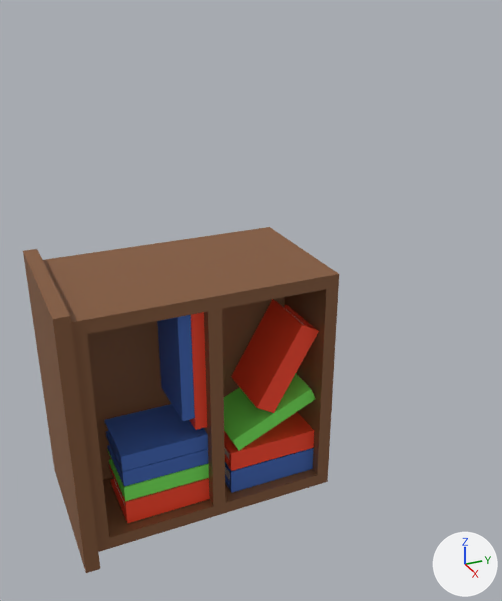
The FBX model Final project/Shelf.fbx: old version first, new version second.
Camera for both pictures: a 50 mm lens placed at (4.09, -2.45, 2.8), pointed at (-0.29, -0.48, 0.61). Arrows for +X, +Y and +Z are at lower right; the lights stay in place.

Before the edit, the objects in view are built like this:
```python
me_cube_015 = bpy.data.meshes.new('Cube.015')
me_cube_015.from_pydata(...)  # 280 vertices, 258 faces; spans x -1.0..0.26, y -1.0..1.0, z 0.0..2.0
# faces by material slot: [30, 76, 38, 76, 38]
me_cube_015.materials.append(mat_white)  # white #ececec
me_cube_015.materials.append(mat_blue)  # blue #3e67b8
me_cube_015.materials.append(mat_brown)  # brown #845838
me_cube_015.materials.append(mat_red)  # red #ff4527
me_cube_015.materials.append(mat_green)  # green #79ed5b
# before: 1 (-0.97, -0.92, 2.0) at pixel (54, 464), 3 (-0.97, 0.92, 2.0) at pixel (24, 262), 5 (0.18, -0.92, 2.0) at pixel (82, 557), 7 (0.18, 0.92, 2.0) at pixel (51, 325), 13 (-1.0, -1.0, 2.0) at pixel (54, 470)
# before: 14 (-1.0, 1.0, 2.0) at pixel (22, 250), 15 (0.26, 1.0, 2.0) at pixel (52, 319), 16 (0.26, -1.0, 2.0) at pixel (85, 573)
ob_shelf_small = bpy.data.objects.new('Shelf small', me_cube_015)
ob_shelf_small.location = (0.0, 0.0, 0.0)
ob_shelf_small.rotation_euler = (1.571, 0.0, 0.0)  # degrees (90, 0, 0)
```
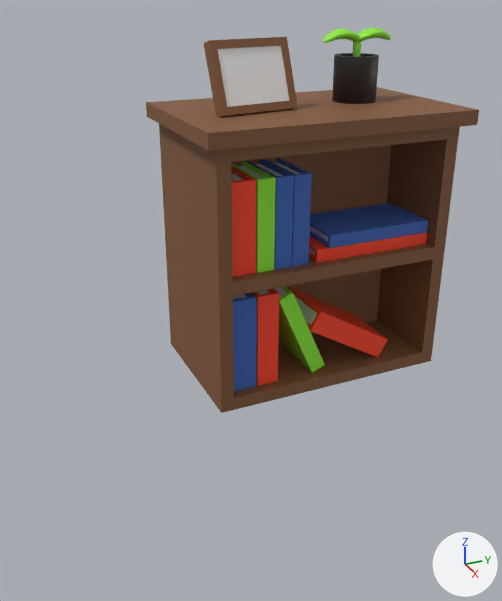
Changed parts and their boxes [x1, y1, x2, y2] in the pictures (502 x 601 px):
'Shelf small', reshaped, turned: before [23, 227, 339, 573]; after [146, 28, 479, 413]
part 1 of me_cube_015, added: after [358, 28, 391, 41]
part 2 of me_cube_015, added: after [322, 29, 360, 43]
part 3 of me_cube_015, added: after [332, 53, 379, 104]
part 4 of me_cube_015, added: after [352, 41, 361, 57]
part 5 of me_cube_015, added: after [204, 37, 298, 117]
part 6 of me_cube_015, cut back: before [23, 252, 86, 572]; after [146, 87, 478, 133]

Patch to the scene script:
```diff
--- a/Final project/Shelf.fbx.py
+++ b/Final project/Shelf.fbx.py
@@ mat_black @@
+mat_black = principled_material('black')
+mat_black.base_color = (0.0286, 0.0286, 0.0286)  # black #2f2f2f
@@ me_cube_015 @@
 # used by ob_shelf_small; location = (0.0, 0.0, 0.0); rotation_euler = (1.571, 0.0, 0.0), in degrees (90, 0, 0)
 # verts and faces of me_cube_015; kept vertices keep their numbers, new ones are numbered from 280
-me_cube_015.from_pydata(...)  # 280 vertices, 258 faces; spans x -1.0..0.26, y -1.0..1.0, z 0.0..2.0
+me_cube_015.from_pydata(...)  # 1016 vertices, 926 faces; spans x -1.0..0.26, y -1.0..1.0, z 0.0..2.5
+# me_cube_015 part 1: a new loose piece of 258 vertices spanning x -0.53..-0.37, y 0.43..0.71, z 2.41..2.5, in mat_green (green #90ed38)
+# me_cube_015 part 2: a new loose piece of 258 vertices spanning x -0.53..-0.37, y 0.15..0.44, z 2.41..2.5, in mat_green (green #90ed38)
+# me_cube_015 part 3: a new loose piece of 128 vertices spanning x -0.61..-0.29, y 0.27..0.59, z 2.0..2.32
+# me_cube_015 part 4: a new loose piece of 64 vertices spanning x -0.48..-0.42, y 0.4..0.46, z 2.21..2.44
+# me_cube_015 part 5: a new loose piece of 24 vertices spanning x -0.47..-0.17, y -0.77..-0.14, z 1.99..2.46
+# me_cube_015 part 6
+delete_vertices([1, 3, 5, 7])  # with the faces that use them
+faces += [(13, 16, 15, 14)]  # mat_brown (brown #845838)
 me_cube_015.materials.append(mat_white)
@@ me_cube_015 @@
 me_cube_015.materials.append(mat_green)
+me_cube_015.materials.append(mat_black)  # black #2f2f2f
@@ ob_shelf_small @@
 ob_shelf_small.location = (0.0, 0.0, 0.0)
-ob_shelf_small.rotation_euler = (1.571, 0.0, 0.0)  # degrees (90, 0, 0)
```
